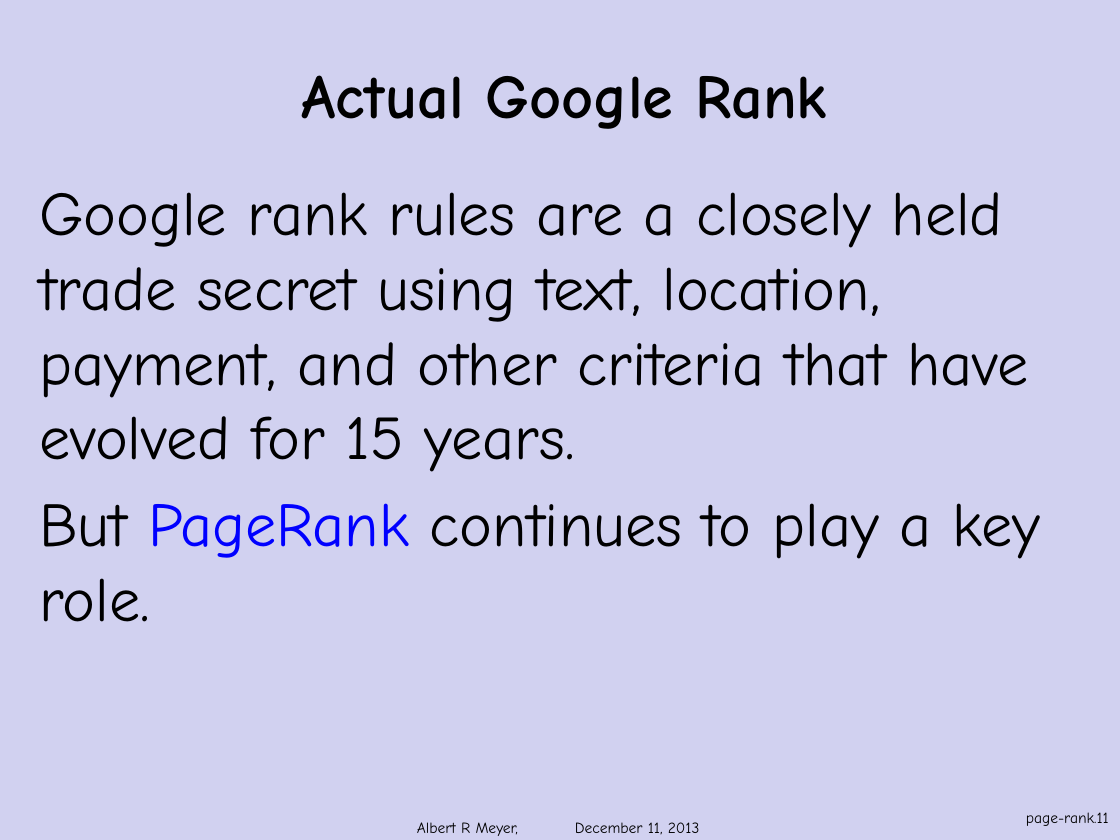
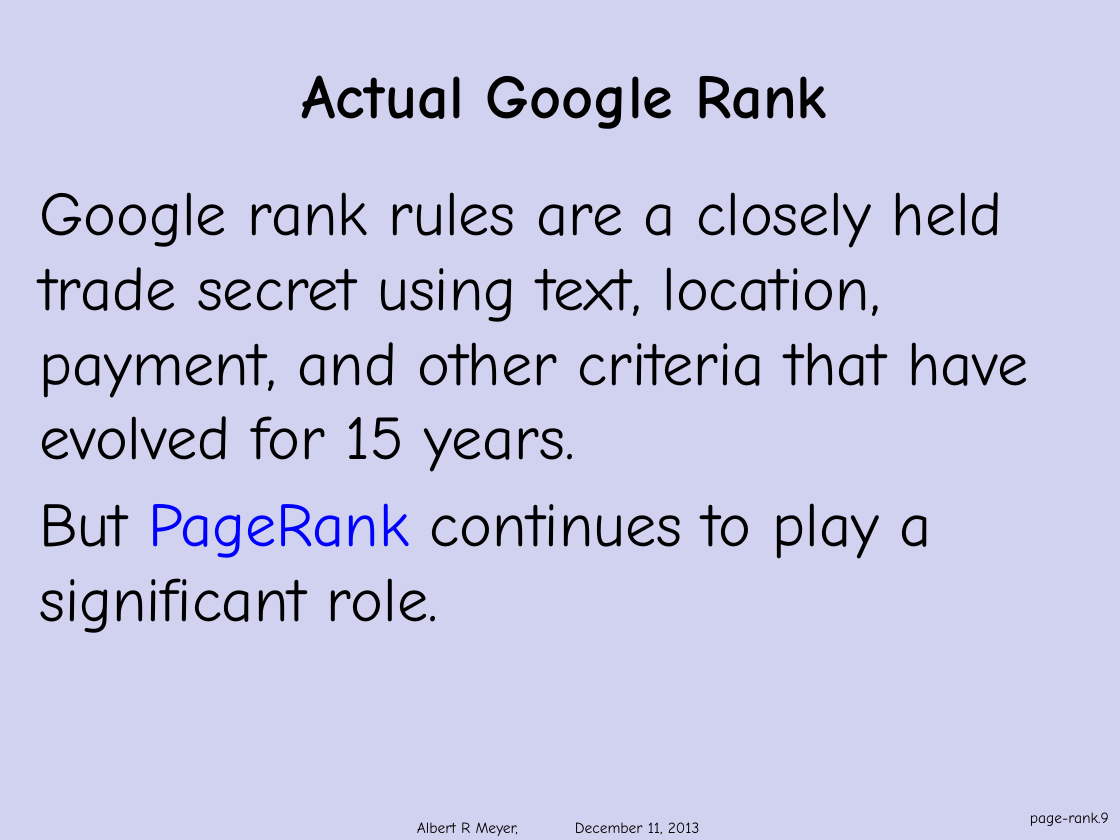
Before and after one commit to armeyer/mcs_web, a slide deck: slide 9 of fall13/slidesF13/page-rank.pptx (slide 11 before the commit). Drawn at 1120x840 pixels with LibreOffice and Linux fonts; fonts in the diff are those of the drawing; background and template pictures are left out. Boxes give left, top, right and bottom in pixels: in the first picture for what was removed or moved away, otherwise in the second. Text is boxed around its words. In the diff, an @@ line names an element or a change of style, - is before the commit and + after.

```diff
--- a/fall13/slidesF13/page-rank.pptx
+++ b/fall13/slidesF13/page-rank.pptx
@@ text at (39, 503, 932, 633): text changed @@
-But PageRank continues to play a key role.
+But PageRank continues to play a significant role.
@@ page number at (1030, 812, 1109, 826): text changed @@
-page-rank.11
+page-rank.9
```
Also in this commit, not shown: 3 other slides changed, 2 slides removed.
